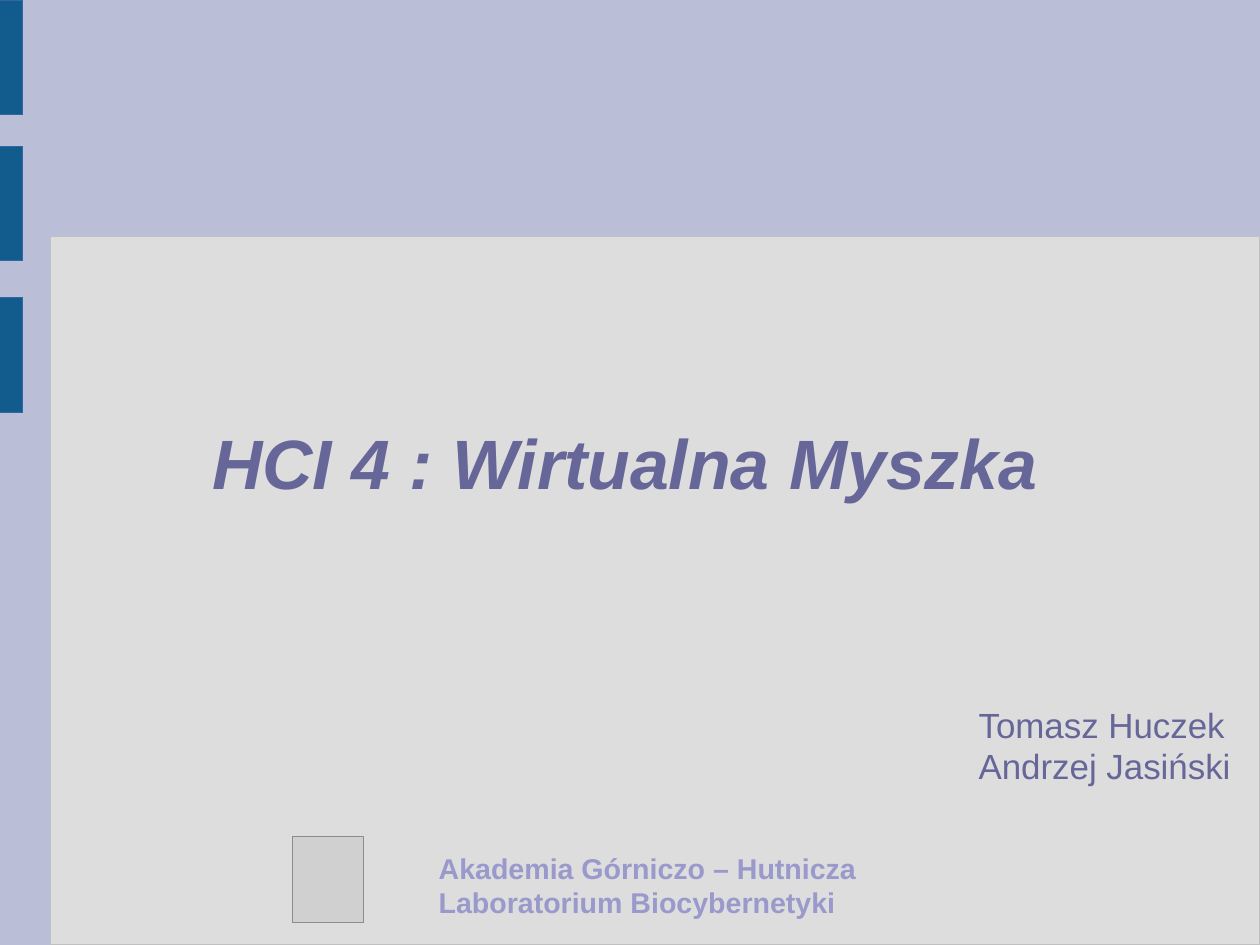
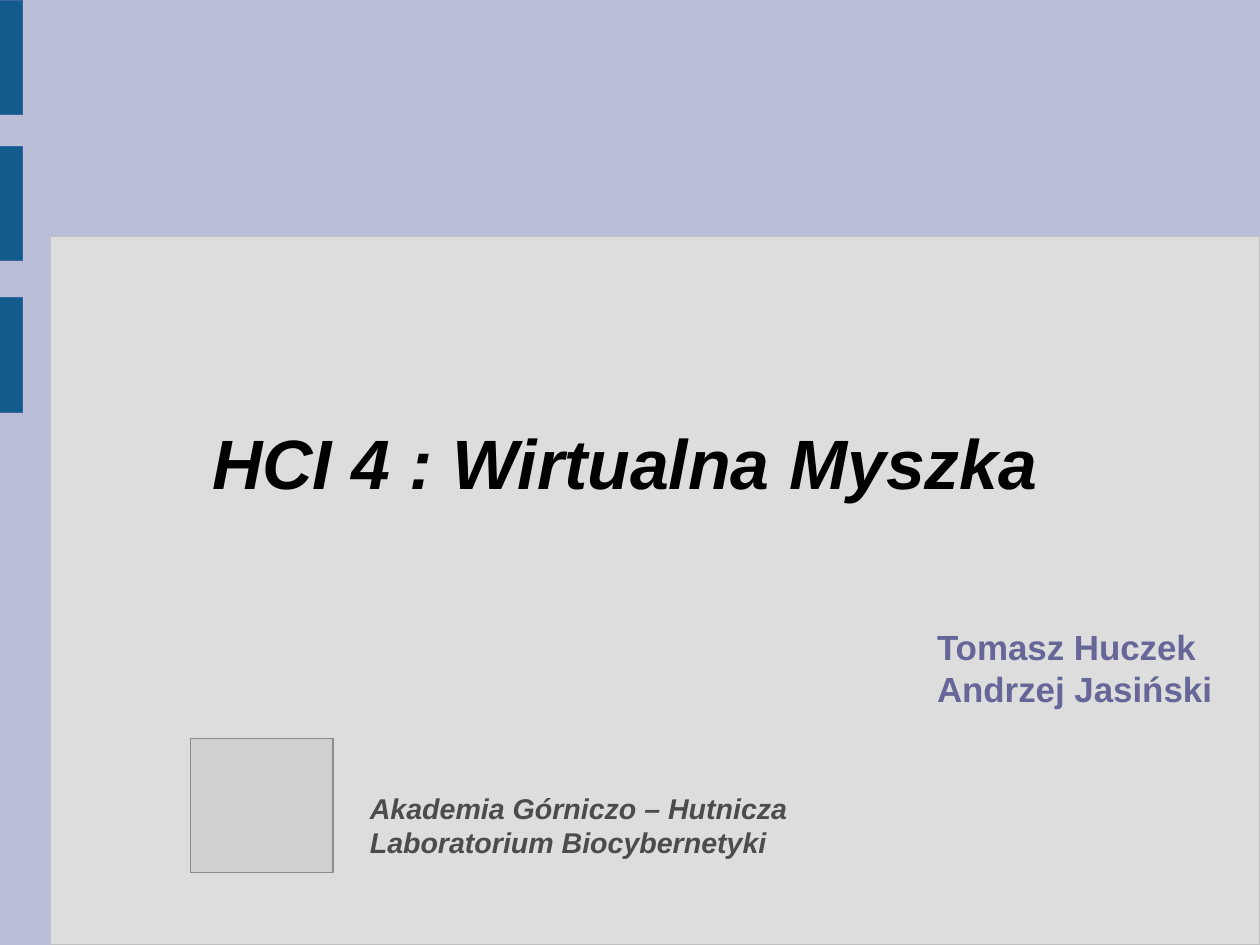
Before and after one commit to hateom/si-air, a slide deck: slide 1 of doc/prezentacja.odp. Drawn at 1260x945 pixels with LibreOffice and Linux fonts; fonts in the diff are those of the drawing; grey boxes stand for pictures. Boxes give left, top, right and bottom in pixels: in the first picture for what was removed or moved away, otherwise in the second. Text is boxed around its words. In the diff, an @@ line names an element or a change of style, - is before the commit and + after.

```diff
--- a/doc/prezentacja.odp
+++ b/doc/prezentacja.odp
@@ title "HCI 4 : Wirtualna Myszka" at (212,438,1037,502): text colour #666699 to #000000 @@
@@ text "Tomasz Huczek": place and size @@
-text "Tomasz Huczek" at (979,713,1230,786)
+text "Tomasz Huczek" at (937,635,1211,709)
@@ text "Tomasz Huczek" at (937,635,1211,709): bold on @@
@@ picture: place and size @@
-picture at (293,837,364,923)
+picture at (191,739,333,872)
@@ text "Akademia Górniczo – Hutnicza": place and size @@
-text "Akademia Górniczo – Hutnicza" at (439,858,856,919)
+text "Akademia Górniczo – Hutnicza" at (370,798,787,859)
@@ text "Akademia Górniczo – Hutnicza" at (370,798,787,859): text colour #9999CC to #4C4C4C, italic on @@
```
Also in this commit, not shown: 1 other slide changed.
